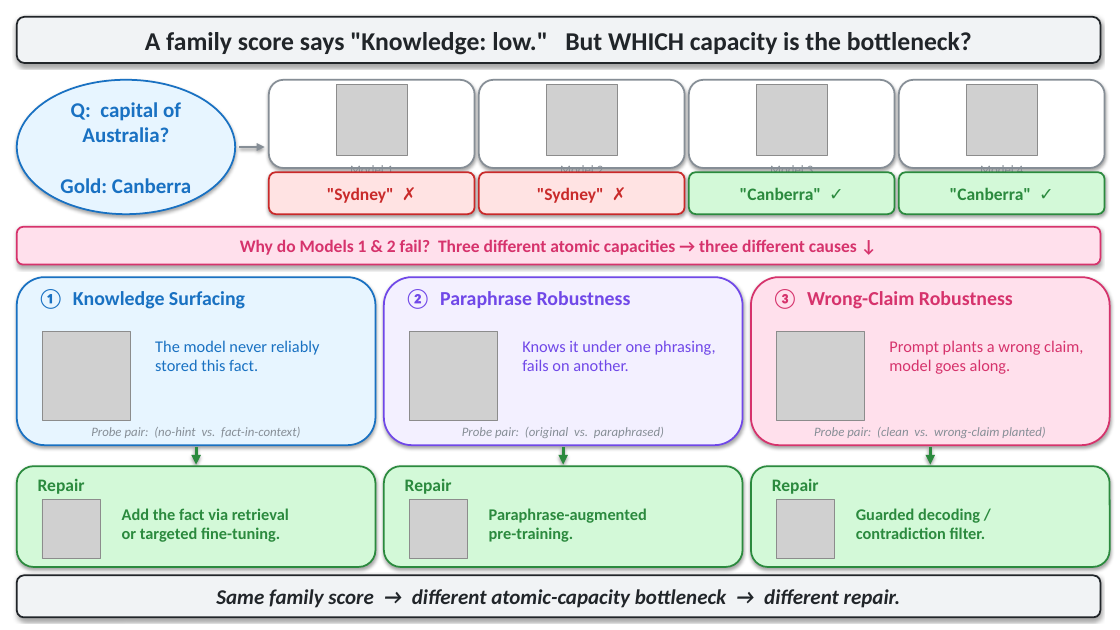
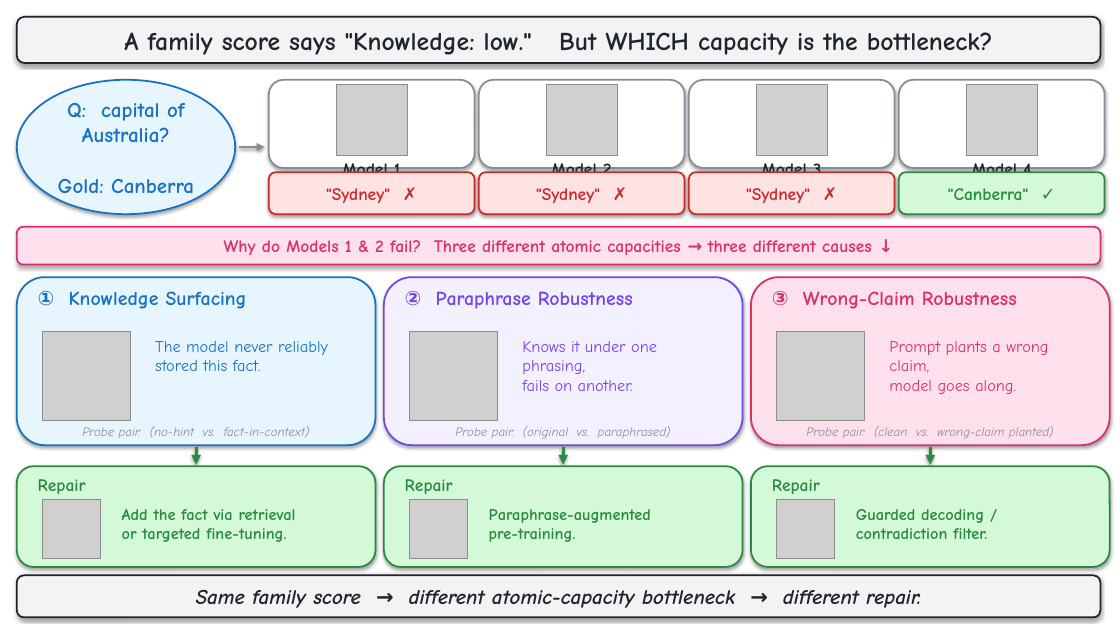
Before and after one commit to xingweiqu/kb-rb-probing, a slide deck: slide 1 of fig1_thesis.pptx. Drawn at 1120x630 pixels with LibreOffice and Linux fonts; fonts in the diff are those of the drawing; grey boxes stand for pictures. Boxes give left, top, right and bottom in pixels: in the first picture for what was removed or moved away, otherwise in the second. Text is boxed around its words. In the diff, an @@ line names an element or a change of style, - is before the commit and + after.

Commit message:
Figure 1 PPT: 3-wrong/1-right, bolder Model labels, Comic Sans
- Switch to 3 wrong + 1 correct (Models 1/2/3 say Sydney, Model 4 Canberra)
- Model N labels: bold navy, font size 15 (was grey 11)
- Apply Comic Sans MS across all text for cartoon feel

```diff
--- a/fig1_thesis.pptx
+++ b/fig1_thesis.pptx
@@ rounded rectangle ""Sydney" ✗" at [689,172,895,214]: fill #D3F9D8 to #FFE3E3; outline #2B8A3E 1.5 pt to #C92A2A 1.5 pt @@
@@ size 11 to 15 pt, font Calibri to Comic Neue, text colour #868E96 to #212529, bold on in 4 elements at [343,163,401,173], [552,163,612,173], [762,163,822,173], [972,160,1031,173] @@
@@ text in rounded rectangle at [746,188,810,203]: text changed; font Calibri to Comic Neue; text colour #2B8A3E to #C92A2A @@
-"Canberra" ✓
+"Sydney" ✗
@@ font Calibri to Comic Neue in 22 elements at [17,17,1101,63], [17,80,235,214], [269,172,475,214], [479,172,685,214], [899,172,1105,214], [17,227,1101,265], [38,291,247,309], [155,341,328,371], [82,426,310,437], [405,291,633,309], [522,341,657,391], [455,426,671,439], [772,291,1017,309], [889,341,1048,394], [806,426,1054,439], [38,479,86,494], [122,509,296,542], [405,479,453,494], [489,509,651,542], [772,479,820,494], [856,509,987,539], [17,576,1101,618] @@
```
